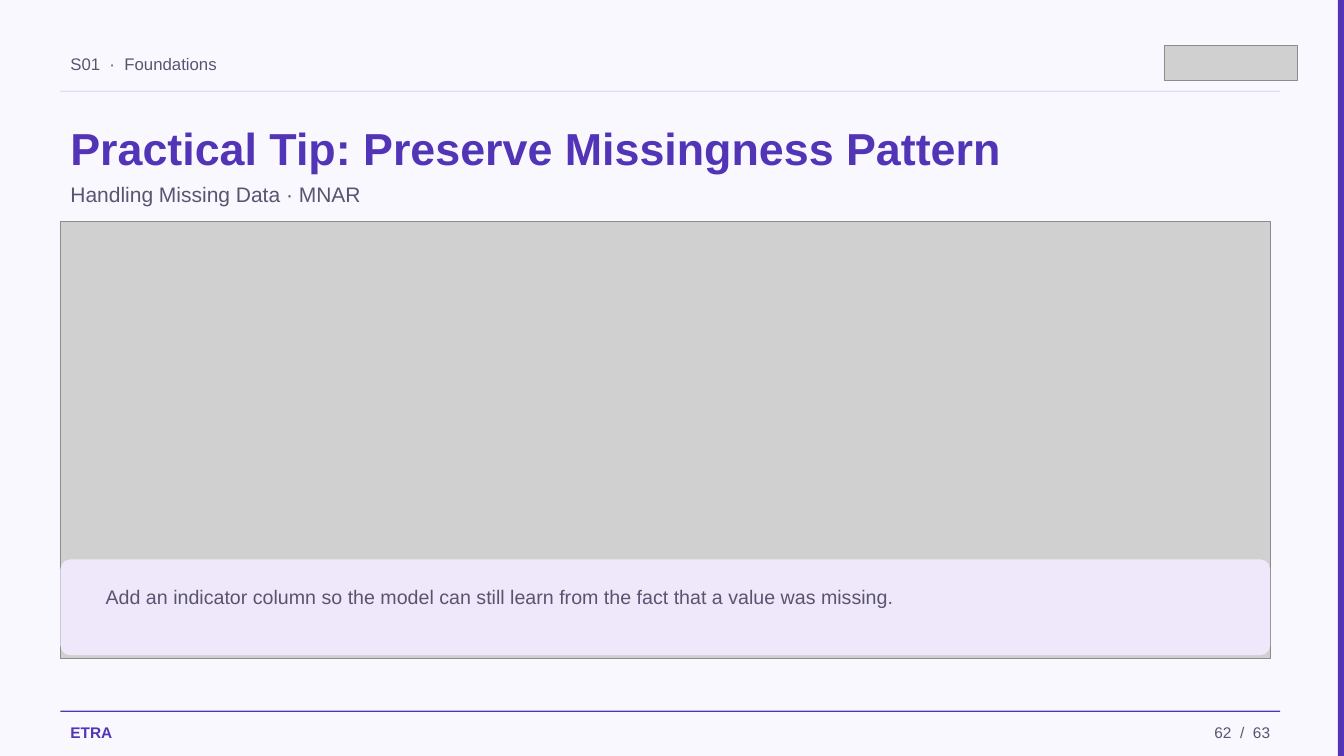
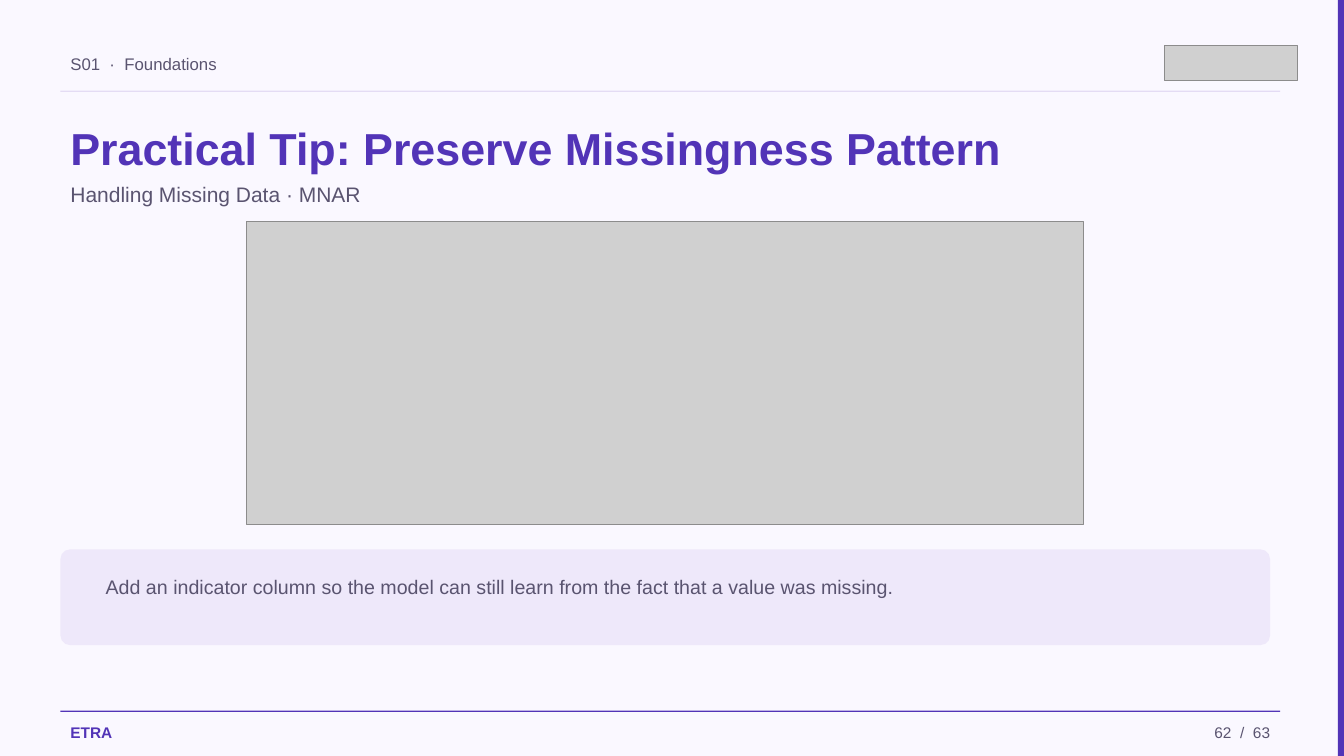
Before and after one commit to iksasa15/AI-ML, a slide deck: slide 62 of web-presentation/pdf-exports/Week1-Session1-Foundations.pptx. Drawn at 1344x756 pixels with LibreOffice and Linux fonts; fonts in the diff are those of the drawing; grey boxes stand for pictures. Boxes give left, top, right and bottom in pixels: in the first picture for what was removed or moved away, otherwise in the second. Text is boxed around its words. In the diff, an @@ line names an element or a change of style, - is before the commit and + after.

```diff
--- a/web-presentation/pdf-exports/Week1-Session1-Foundations.pptx
+++ b/web-presentation/pdf-exports/Week1-Session1-Foundations.pptx
@@ picture: place and size @@
-picture at bbox=[60, 222, 1270, 659]
+picture at bbox=[247, 222, 1084, 524]
@@ rounded rectangle: place and size @@
-rounded rectangle at bbox=[60, 560, 1270, 655]
+rounded rectangle at bbox=[60, 549, 1270, 645]
@@ text "Add an indicator column so ...": place and size @@
-text "Add an indicator column so ..." at bbox=[106, 590, 893, 608]
+text "Add an indicator column so ..." at bbox=[106, 580, 893, 598]
```
Also in this commit, not shown: 12 other slides changed, 2 other files.
